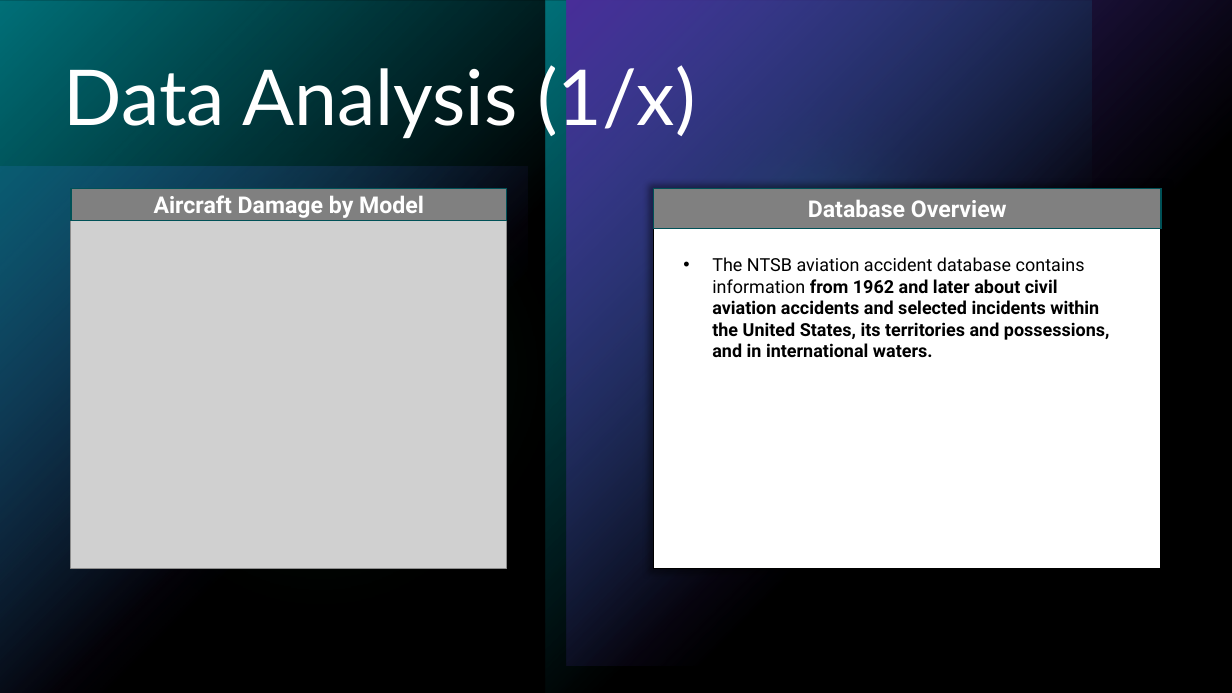
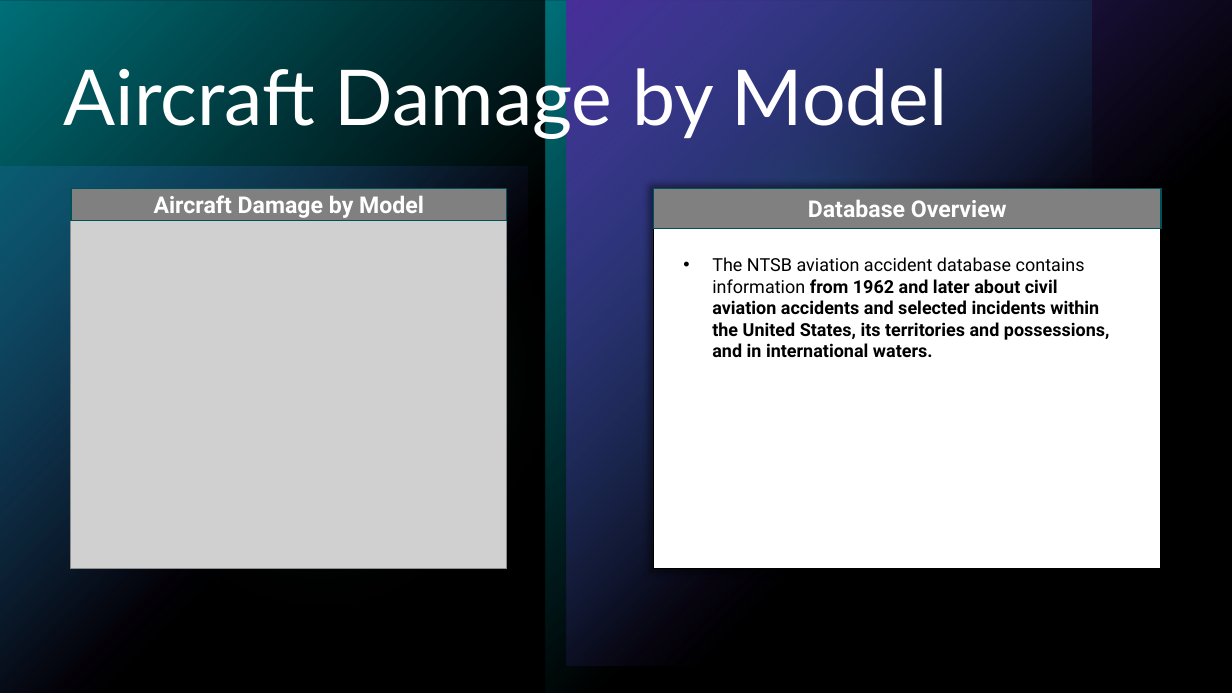
Before and after one commit to alecs1523/Aviation_Data_Analysis, a slide deck: slide 5 of phase_1_aviation_analysis.pptx. Drawn at 1232x693 pixels with LibreOffice and Linux fonts; fonts in the diff are those of the drawing; grey boxes stand for pictures. Boxes give left, top, right and bottom in pixels: in the first picture for what was removed or moved away, otherwise in the second. Text is boxed around its words. In the diff, an @@ line names an element or a change of style, - is before the commit and + after.

Commit message:
updating PPT

```diff
--- a/phase_1_aviation_analysis.pptx
+++ b/phase_1_aviation_analysis.pptx
@@ title at (x1=64, y1=59, x2=948, y2=139): text changed @@
-Data Analysis (1/x)
+Aircraft Damage by Model
```
Also in this commit, not shown: 1 other slide changed, 2 slides added, 2 slides removed.
